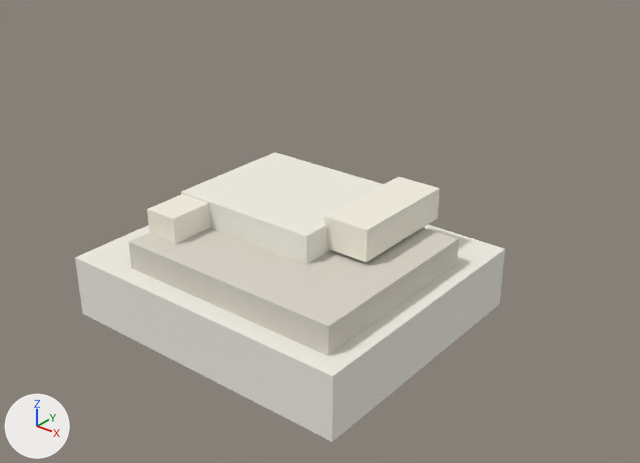
The glTF model assets/models/materials/materials_skeleton_dust.glb: old version first, new version second.
Camera for both pictures: a 50 mm lens placed at (0.398, -0.464, 0.364), pointed at (0.026, 0.002, 0.075). Every picture has the same lights, and +X, +Y and +Z are marked at lower left. The first picture is the older version. Where no turn or scale is listed for an object, it has been applied to the vertices. Vertices at exactly the same position are counted once.

The first picture shows 'pile_base', 'pile_mid', 'pile_top', 'shard_a', 'shard_b'.
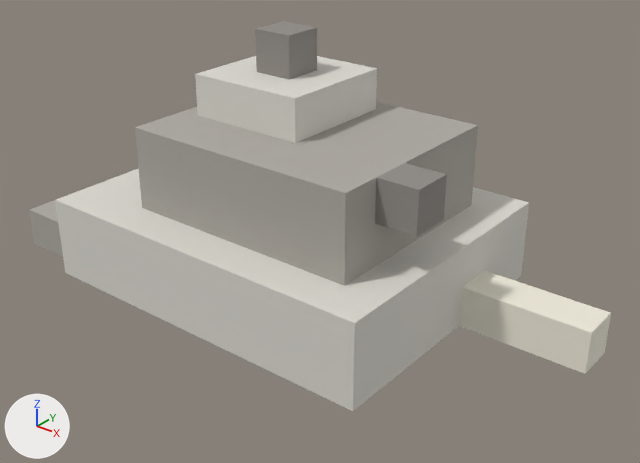
Changed parts and their boxes [x1, y1, x2, y2] in the pictures (640 x 463 px):
'pile_base', recoloured, moved, rescaled (white to light grey, 10% wider, 11% taller)
    before: [75, 224, 505, 442]
    after: [55, 169, 529, 411]
'pile_mid', recoloured, moved, rescaled
    before: [129, 228, 459, 356]
    after: [135, 102, 478, 286]
'shard_a', moved, rescaled (31% wider, 22% taller)
    before: [324, 177, 440, 262]
    after: [459, 270, 611, 374]
'pile_top', deleted
    before: [181, 152, 383, 264]
'pile_peak', added
    after: [195, 56, 377, 143]
'cinder_a', added
    after: [375, 163, 447, 237]
'cinder_b', added
    after: [255, 21, 317, 80]
'lobe', added
    after: [29, 178, 112, 257]
'shard_b', unchanged, covered by the edit
    before: [147, 194, 210, 244]

Patch to the scene script:
```diff
--- a/assets/models/materials/materials_skeleton_dust.glb.py
+++ b/assets/models/materials/materials_skeleton_dust.glb.py
@@ me_立方体 @@
-me_立方体.from_pydata(...)  # 8 vertices, 12 faces; spans x -0.125..0.125, y -0.109..0.109, z -0.025..0.025
-me_立方体.materials.append(mat_sd)  # white #f1efe5
+me_立方体.from_pydata(...)  # 8 vertices, 12 faces; spans x -0.141..0.141, y -0.109..0.109, z -0.031..0.031
+# me_立方体 part 1: the whole mesh is scaled about its middle by (1.12, 1, 1.25)
+me_立方体.materials.append(mat_sd_ash)  # light grey #dddad1
@@ me_立方体_001 @@
-me_立方体_001.from_pydata(...)  # 8 vertices, 12 faces; spans x -0.094..0.094, y -0.078..0.078, z -0.022..0.022
-me_立方体_001.materials.append(mat_sdd)  # light grey #dad4c8
+me_立方体_001.from_pydata(...)  # 8 vertices, 12 faces; spans x -0.094..0.094, y -0.078..0.078, z -0.031..0.031
+# me_立方体_001 part 2: the whole mesh is scaled about its middle by (1, 1, 1.43)
+me_立方体_001.materials.append(mat_sd_dark)  # grey #adaaa2
@@ me_立方体_003 @@
-me_立方体_003.from_pydata(...)  # 8 vertices, 12 faces; spans x -0.0188..0.0188, y -0.0469..0.0469, z -0.0125..0.0125
+me_立方体_003.from_pydata(...)  # 8 vertices, 12 faces; spans x -0.0469..0.0469, y -0.0156..0.0156, z -0.0156..0.0156
+# me_立方体_003 part 3: the whole mesh is scaled about its middle by (2.5, 0.333, 1.25)
 me_立方体_003.materials.append(mat_sdb)
@@ ob_pile_base @@
 ob_pile_base = bpy.data.objects.new('pile_base', me_立方体)
-ob_pile_base.location = (0.0, 0.0, 0.025)
+ob_pile_base.location = (0.0, 0.0, 0.0625)
@@ ob_pile_mid @@
 ob_pile_mid = bpy.data.objects.new('pile_mid', me_立方体_001)
-ob_pile_mid.location = (0.0156, -0.0156, 0.05)
+ob_pile_mid.location = (0.0156, 0.0, 0.125)
@@ ob_pile_top @@
-ob_pile_top = bpy.data.objects.new('pile_top', me_立方体_002)
@@ ob_shard_a @@
 ob_shard_a = bpy.data.objects.new('shard_a', me_立方体_003)
-ob_shard_a.location = (0.0625, 0.0312, 0.0875)
+ob_shard_a.location = (0.1875, 0.0312, 0.0469)
@@ ob_pile_peak @@
+ob_pile_peak = bpy.data.objects.new('pile_peak', me_立方体_002_1)  # a box spanning x -0.0469..0.0469, y -0.0469..0.0469, z -0.0156..0.0156; in mat_sd_ash (light grey #dddad1)
+ob_pile_peak.location = (-0.0156, 0.0156, 0.1719)
@@ ob_lobe @@
+ob_lobe = bpy.data.objects.new('lobe', me_立方体_007)  # a box spanning x -0.0312..0.0312, y -0.0469..0.0469, z -0.0156..0.0156; in mat_sd_dark (grey #adaaa2)
+ob_lobe.location = (-0.1719, -0.0469, 0.0469)
@@ ob_cinder_b @@
+ob_cinder_b = bpy.data.objects.new('cinder_b', me_立方体_006_1)  # a box spanning x -0.0156..0.0156, y -0.0156..0.0156, z -0.0156..0.0156; in mat_sd_cinder (grey #908b86)
+ob_cinder_b.location = (-0.0156, 0.0156, 0.2031)
@@ ob_cinder_a @@
+ob_cinder_a = bpy.data.objects.new('cinder_a', me_立方体_006_1.copy())
+ob_cinder_a.location = (0.125, -0.0312, 0.1406)
```
